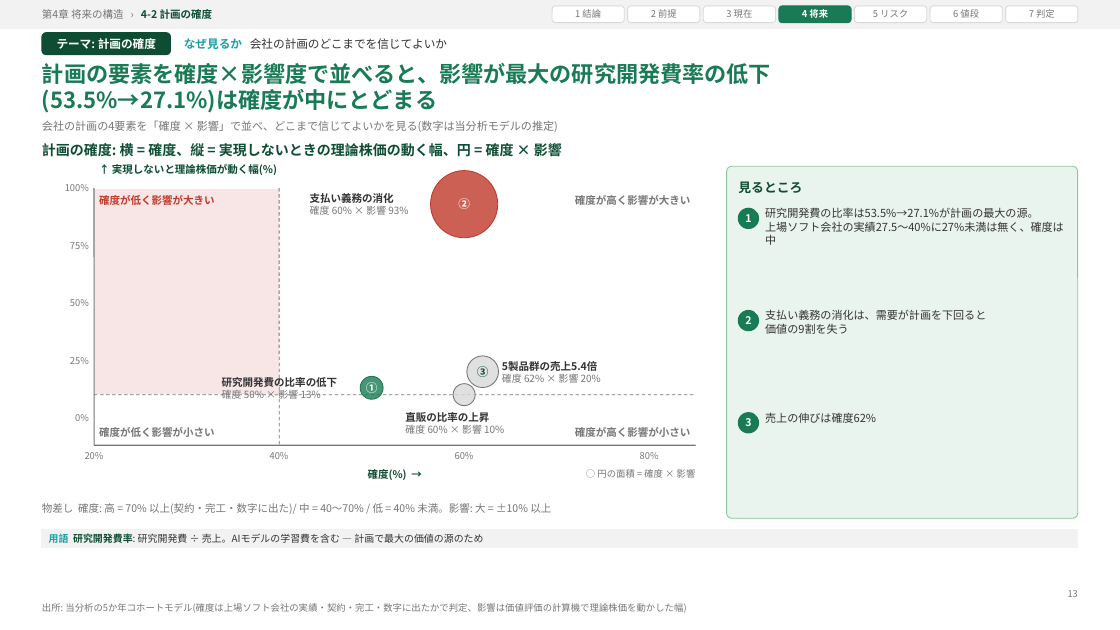
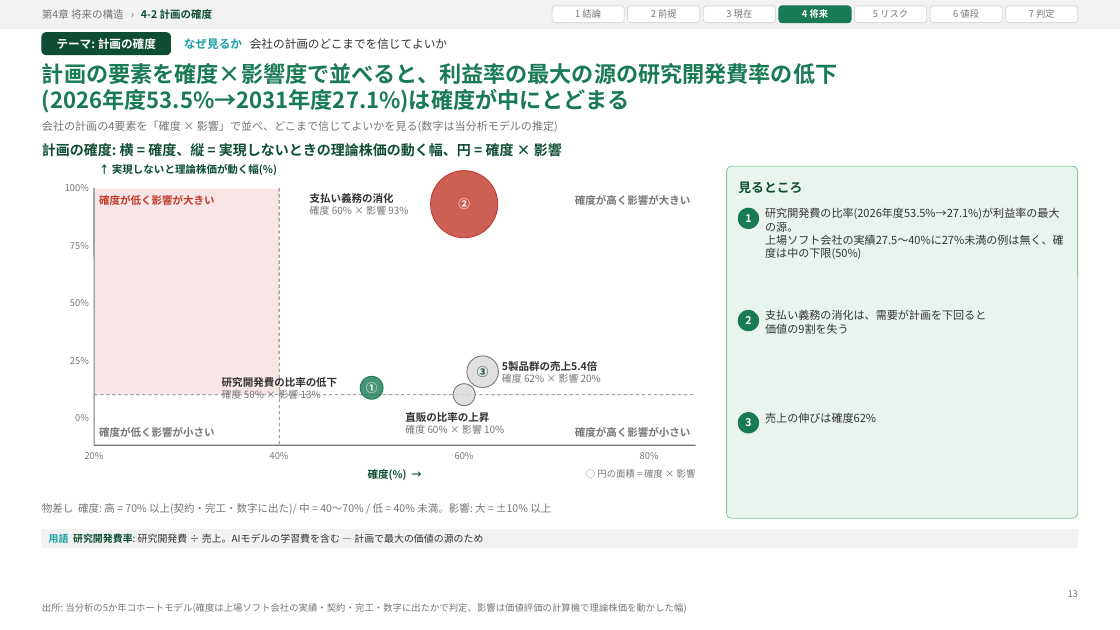
Before and after one commit to fzhmc9vmsh-creator/AI, a slide deck: slide 13 of work/ANT/deck/out/deck.pptx. Drawn at 1120x630 pixels with LibreOffice and Linux fonts; fonts in the diff are those of the drawing. Boxes give left, top, right and bottom in pixels: in the first picture for what was removed or moved away, otherwise in the second. Text is boxed around its words. In the diff, an @@ line names an element or a change of style, - is before the commit and + after.

```diff
--- a/work/ANT/deck/out/deck.pptx
+++ b/work/ANT/deck/out/deck.pptx
@@ text at (42,63,837,113): text changed @@
-計画の要素を確度×影響度で並べると、影響が最大の研究開発費率の低下
-(53.5%→27.1%)は確度が中にとどまる
+計画の要素を確度×影響度で並べると、利益率の最大の源の研究開発費率の低下
+(2026年度53.5%→2031年度27.1%)は確度が中にとどまる
@@ text at (765,207,1064,259): text changed @@
-研究開発費の比率は53.5%→27.1%が計画の最大の源。
-上場ソフト会社の実績27.5〜40%に27%未満は無く、確度は中
+研究開発費の比率(2026年度53.5%→27.1%)が利益率の最大の源。
+上場ソフト会社の実績27.5〜40%に27%未満の例は無く、確度は中の下限(50%)
```
Also in this commit, not shown: 9 other slides changed, 32 other files.
